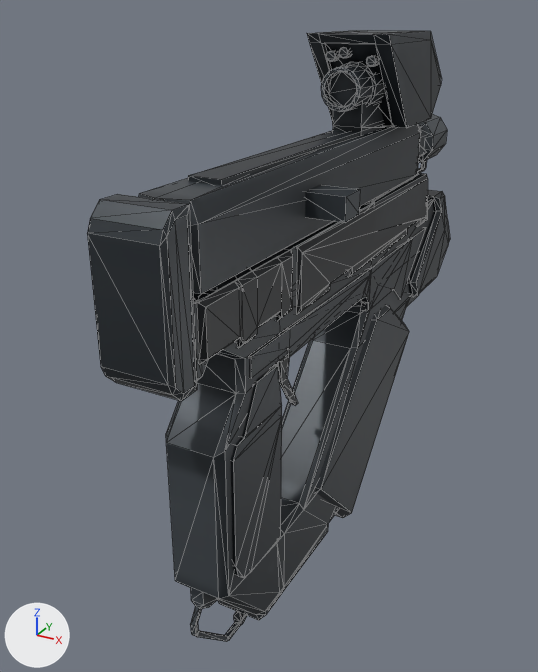
The glTF model deathmatch/weapons/cq/smg_t2.glb: old version first, new version second.
One viewpoint serves both versions: a 50 mm camera at (0.343, -0.52, 0.424) aimed at (-0.057, 0.207, 0.061). The lights are fixed; the arrows at lower left show +X, +Y and +Z. The first picture is the older version. Mesh edges are drawn as thin lines. Vertices at exactly the same position are counted once.

The scene before the commit, as lines of its bpy script (objects in view):
```python
me_localizedopenwell_003 = bpy.data.meshes.new('LocalizedOpenWell.003')
me_localizedopenwell_003.from_pydata(...)  # 1078 vertices, 1977 faces; spans x -0.048..0.048, y -0.114..0.633, z -0.22..0.399
me_localizedopenwell_003.materials.append(mat_smg_t2_finish)  # picture img_smg_t2_tier_atlas
me_localizedopenwell_005 = bpy.data.meshes.new('LocalizedOpenWell.005')
me_localizedopenwell_005.from_pydata(...)  # a box spanning x -0.0275..0.0275, y -0.0175..0.0175, z -0.0125..0.0125
me_localizedopenwell_005.materials.append(mat_smg_t2_finish)  # picture img_smg_t2_tier_atlas
ob_charginghandle = bpy.data.objects.new('ChargingHandle', me_localizedopenwell_005)
ob_charginghandle.location = (0.045, 0.139, 0.251)
ob_smg_t2 = bpy.data.objects.new('smg_t2', me_localizedopenwell_003)
ob_smg_t2.location = (0.0, 0.0, 0.0)
```
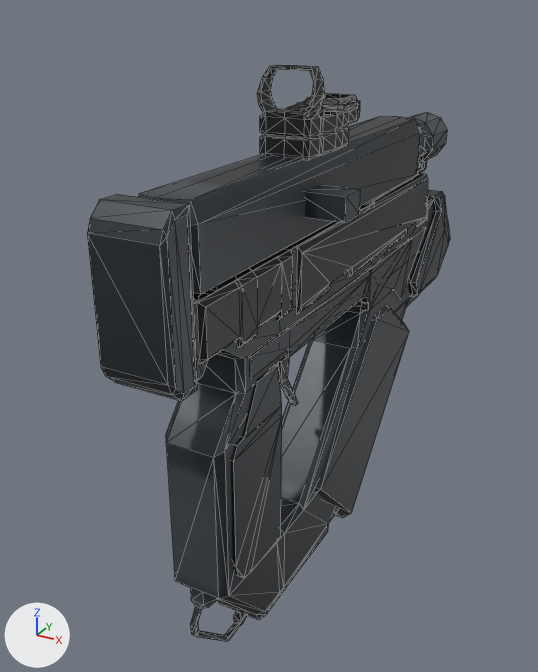
The newer file is also rescaled (x0.7) as a whole; pictures and numbers use the older file's frame.

Patch to the scene script:
```diff
--- a/deathmatch/weapons/cq/smg_t2.glb.py
+++ b/deathmatch/weapons/cq/smg_t2.glb.py
@@ me_localizedopenwell_003 @@
 # used by ob_smg_t2; location = (0.0, 0.0, 0.0)
-me_localizedopenwell_003.from_pydata(...)  # 1078 vertices, 1977 faces; spans x -0.048..0.048, y -0.114..0.633, z -0.22..0.399
+me_localizedopenwell_003.from_pydata(...)  # 1091 vertices, 2023 faces; spans x -0.042..0.042, y -0.114..0.633, z -0.22..0.374
+# me_localizedopenwell_003 part 1: a new loose piece of 248 vertices spanning x -0.031..0.031, y 0.135..0.265, z 0.29..0.374, in mat_smg_t2_finish (picture img_smg_t2_tier_atlas)
+# me_localizedopenwell_003 part 2: a new loose piece of 24 vertices spanning x -0.021..0.021, y 0.159..0.2, z 0.326..0.335, in mat_smg_t2_finish (picture img_smg_t2_tier_atlas)
+# me_localizedopenwell_003 part 3: 6 loose pieces with 185 vertices, spanning x -0.048..0.048, y 0.276..0.481, z 0.289..0.399, are deleted
+# me_localizedopenwell_003 part 4
+# 99 vertices are removed from x -0.027..0.027, y -0.006..0.465, z 0.213..0.37
+# 181 faces are deleted
+# 1 vertex is added at (0.024, 0.465, 0.212)
+# 8 new faces join them
+# other edits to the shape of me_localizedopenwell_003 do not show in these pictures
 me_localizedopenwell_003.materials.append(mat_smg_t2_finish)
```

Pixel boxes [x1, y1, x2, y2] of what changed, in the pictures (538 x 672 px):
'smg_t2', reshaped: before [87, 30, 450, 642]; after [87, 65, 450, 642]
part 1 of me_localizedopenwell_003, added: after [257, 65, 360, 160]
part 2 of me_localizedopenwell_003, added: after [286, 104, 325, 117]
part 3 of me_localizedopenwell_003, deleted: before [307, 30, 442, 136]
part 4 of me_localizedopenwell_003, cut back: before [188, 61, 415, 302]; after [194, 176, 415, 302]
